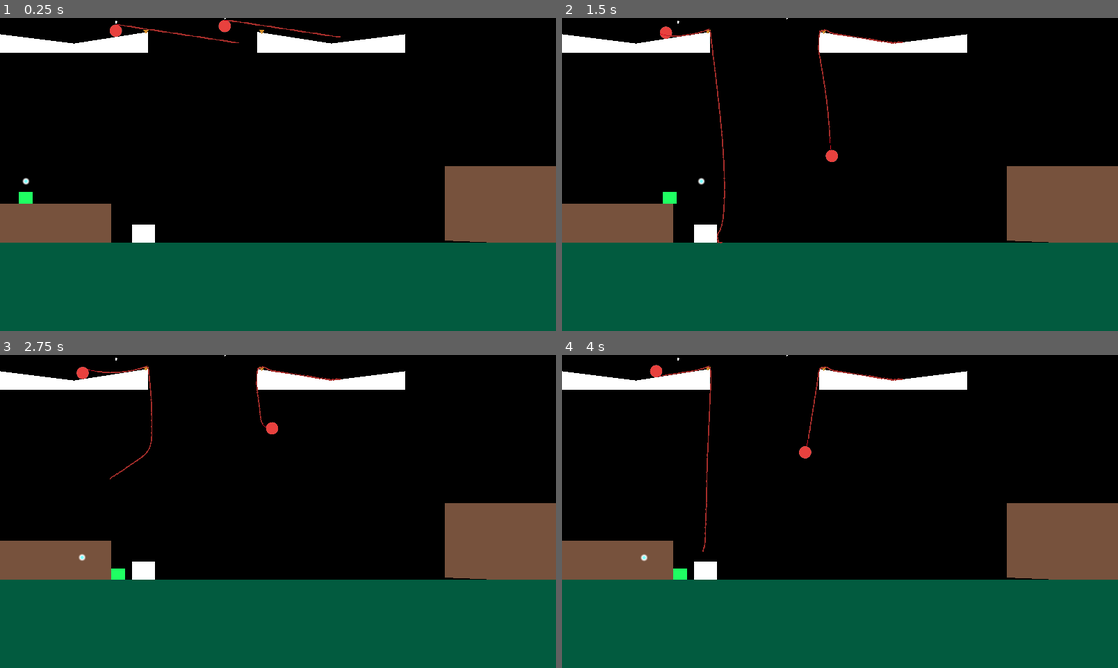
Above: before the commit, frames 1-4 (two rows, left to right).
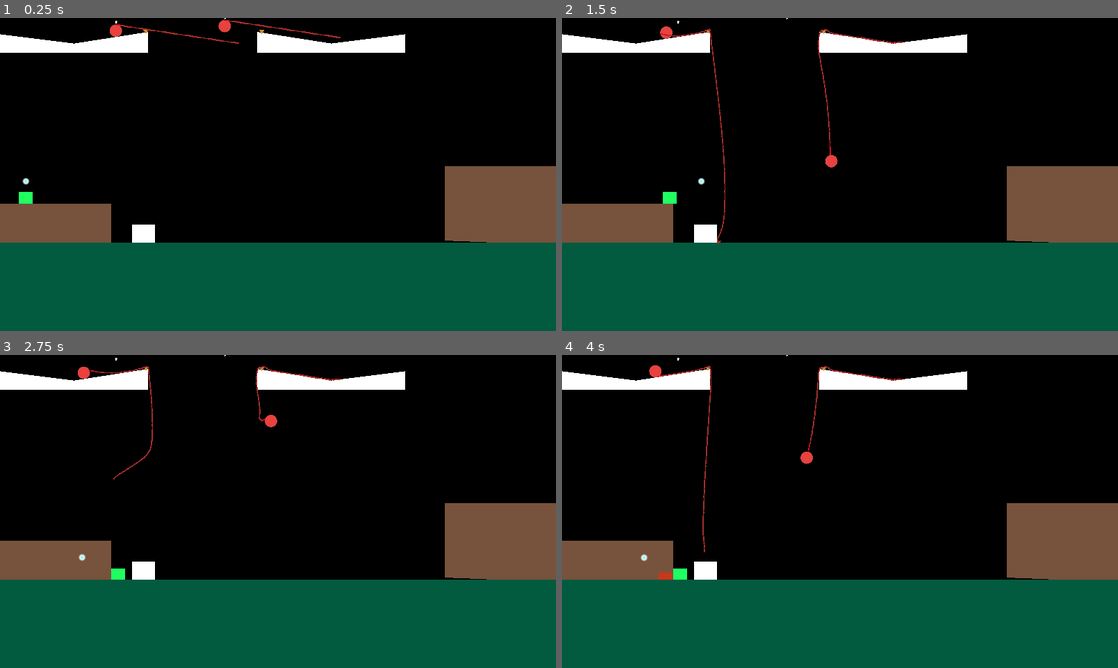
Above: after the commit, the same moments.

Repository: Musa-E/CS422---Group-Project
Game: Godot game, scene res://Levels/TestLevels/RopeSwingTest.tscn
Two runs of this game, one before a commit and one after it. Both use one fixed random seed, a clock stepped at 60 frames per second and the inputs below. This scene is started directly instead of the project's main scene.
Inputs (mouse positions are in pixels of both pictures, inside the frame that each line leads up to):
- Up to frame 1 (0.25 s): no input
- Up to frame 2 (1.5 s): tap Enter (ui_accept) at 0.5, 0.77 s; move the mouse to (812, 237) at 0.52 s; hold Right (ui_right) from 0.53 s (still down); click (812, 237) at 0.6 s; move the mouse to (1006, 221) at 1.27 s; right-click (1006, 221) at 1.35 s
- Up to frame 3 (2.75 s): tap Enter (ui_accept) at 1.52 s; click (444, 558) at 1.55 s; move the mouse to (111, 464) at 2.02 s; release Right (ui_right) at 2.03 s; hold Left (ui_left) from 2.03 s (still down); click (111, 464) at 2.1 s
- Up to frame 4 (4 s): keep holding Left (ui_left); move the mouse to (867, 511) at 2.77 s; click (867, 511) at 2.85 s; tap Enter (ui_accept) at 3.02, 3.77 s; move the mouse to (756, 433) at 3.52 s; hold Right mouse button (grab) from 3.53 s (still down); click (756, 433) at 3.8 s

The runs differ from the first frame. In frame 1, less than 0.1% of the frame differs, in the area x 20-62%, y 0-9%; in frame 2, 0.2%; in frame 3, 0.3%; in frame 4, 0.4%, in the area x 15-61%, y 3-72%.

Commit message:
Added swipe mechanic, increase rope thickness on yarn to hopefully reduce less clipping fuckery

Diff:
--- a/catandyarn/Player/Cat.gd
+++ b/catandyarn/Player/Cat.gd
@@ -10,6 +10,7 @@
 @export var IMPULSE_MULTIPLIER = 10.0
 @export var CAMERA_FOLLOW_OFFSET_X = 125.0
 @export var CAMERA_FOLLOW_OFFSET_Y = 75.0
+@export var SWIPE_FORCE = 500.0
 
 @export var swipe_component: Area2D
 @export var animations: AnimationPlayer
@@ -17,6 +18,9 @@
 @export var character_body: CharacterBody2D
 @export var camera_follow_point: Node2D
 @export var cam_follow_stack: Array = []
+@export var can_swipe: bool = true
+
+@onready var swipe_starting_pos = swipe_component.position
 
 enum State {
 	IDLE,
@@ -37,8 +41,8 @@
 	var jump := 1 if Input.is_action_just_pressed("ui_accept") else 0
 
 	# update the direction of the swipe
-	if direction < 0: swipe_component.scale.x = -1
-	if direction > 0: swipe_component.scale.x = 1
+	if direction < 0: swipe_component.position.x = swipe_starting_pos.x * -1
+	if direction > 0: swipe_component.position.x = swipe_starting_pos.x * 1
 
 	if Input.is_action_just_pressed("ui_cancel"):
 		get_tree().change_scene_to_file("res://tutorial.tscn")
@@ -113,7 +117,7 @@
 # todo:: Add swipe ability
 func swipe(delta: float, input: Vector2) -> void:
 	# play animation that activates a hitbox
-	pass
+	animations.play("swipe")
 
 func _process(delta: float) -> void:
 	var input := handle_input(delta)
@@ -127,7 +131,7 @@
 		attached_movement(delta, input)
 	else:
 		normal_movement(delta, input)
-		if Input.is_action_just_pressed("swipe"):
+		if Input.is_action_just_pressed("swipe") and can_swipe:
 			swipe(delta, input)
 
 
@@ -173,3 +177,9 @@
 	var tween = create_tween()
 	tween.tween_property(camera, "zoom", Vector2(zoom, zoom), 0.5)
 	tween.play()
+
+func _on_swipe_body_entered(body: Node2D) -> void:
+	if body is RigidBody2D:
+		var yarn: RigidBody2D = body
+		var force = (yarn.global_position - swipe_component.global_position) * SWIPE_FORCE
+		yarn.apply_central_impulse(force)
--- a/catandyarn/Player/Cat.tscn
+++ b/catandyarn/Player/Cat.tscn
@@ -10,7 +10,7 @@
 size = Vector2(80, 72)
 
 [sub_resource type="RectangleShape2D" id="RectangleShape2D_qy6en"]
-size = Vector2(24, 24)
+size = Vector2(48, 24)
 
 [sub_resource type="RectangleShape2D" id="RectangleShape2D_yvf38"]
 size = Vector2(128, 120)
@@ -24,9 +24,96 @@
 fill = 1
 fill_from = Vector2(0.508547, 0.487179)
 
-[node name="Player" type="Node2D" node_paths=PackedStringArray("swipe_component", "camera", "character_body", "camera_follow_point")]
+[sub_resource type="Animation" id="Animation_gi148"]
+resource_name = "swipe"
+length = 0.5
+tracks/0/type = "value"
+tracks/0/imported = false
+tracks/0/enabled = true
+tracks/0/path = NodePath("Cat/Swipe:visible")
+tracks/0/interp = 1
+tracks/0/loop_wrap = true
+tracks/0/keys = {
+"times": PackedFloat32Array(0, 0.5),
+"transitions": PackedFloat32Array(1, 1),
+"update": 1,
+"values": [true, false]
+}
+tracks/1/type = "value"
+tracks/1/imported = false
+tracks/1/enabled = true
+tracks/1/path = NodePath(".:can_swipe")
+tracks/1/interp = 1
+tracks/1/loop_wrap = true
+tracks/1/keys = {
+"times": PackedFloat32Array(0, 0.5),
+"transitions": PackedFloat32Array(1, 1),
+"update": 1,
+"values": [false, true]
+}
+tracks/2/type = "value"
+tracks/2/imported = false
+tracks/2/enabled = true
+tracks/2/path = NodePath("Cat/Swipe/CollisionShape2D:disabled")
+tracks/2/interp = 1
+tracks/2/loop_wrap = true
+tracks/2/keys = {
+"times": PackedFloat32Array(0, 0.5),
+"transitions": PackedFloat32Array(1, 1),
+"update": 1,
+"values": [false, true]
+}
+
+[sub_resource type="Animation" id="Animation_dh2rw"]
+length = 0.001
+tracks/0/type = "value"
+tracks/0/imported = false
+tracks/0/enabled = true
+tracks/0/path = NodePath("Cat/Swipe:visible")
+tracks/0/interp = 1
+tracks/0/loop_wrap = true
+tracks/0/keys = {
+"times": PackedFloat32Array(0),
+"transitions": PackedFloat32Array(1),
+"update": 1,
+"values": [false]
+}
+tracks/1/type = "value"
+tracks/1/imported = false
+tracks/1/enabled = true
+tracks/1/path = NodePath(".:can_swipe")
+tracks/1/interp = 1
+tracks/1/loop_wrap = true
+tracks/1/keys = {
+"times": PackedFloat32Array(0),
+"transitions": PackedFloat32Array(1),
+"update": 1,
+"values": [true]
+}
+tracks/2/type = "value"
+tracks/2/imported = false
+tracks/2/enabled = true
+tracks/2/path = NodePath("Cat/Swipe/CollisionShape2D:disabled")
+tracks/2/interp = 1
+tracks/2/loop_wrap = true
+tracks/2/keys = {
+"times": PackedFloat32Array(0),
+"transitions": PackedFloat32Array(1),
+"update": 1,
+"values": [true]
+}
+
+[sub_resource type="AnimationLibrary" id="AnimationLibrary_7ph8h"]
+_data = {
+"RESET": SubResource("Animation_dh2rw"),
+"swipe": SubResource("Animation_gi148")
+}
+
+[node name="Player" type="Node2D" node_paths=PackedStringArray("swipe_component", "animations", "camera", "character_body", "camera_follow_point")]
 script = ExtResource("1_so0pf")
+SWIPE_FORCE = 250.0
 swipe_component = NodePath("Cat/Swipe")
+animations = NodePath("AnimationPlayer")
 camera = NodePath("Camera2D")
 character_body = NodePath("Cat")
 camera_follow_point = NodePath("Marker2D")
@@ -55,36 +142,49 @@
 
 [node name="Swipe" type="Area2D" parent="Cat"]
 visible = false
-collision_layer = 16
+position = Vector2(51, -13)
+collision_layer = 128
 collision_mask = 2
 script = ExtResource("2_g1xiq")
 
 [node name="CollisionShape2D" type="CollisionShape2D" parent="Cat/Swipe"]
-position = Vector2(44, -20)
 shape = SubResource("RectangleShape2D_qy6en")
+disabled = true
+metadata/_edit_lock_ = true
 
 [node name="Polygon2D" type="Polygon2D" parent="Cat/Swipe"]
 color = Color(0.792157, 0.211765, 0.101961, 1)
-polygon = PackedVector2Array(32, -32, 56, -32, 56, -8, 32, -8)
+polygon = PackedVector2Array(-24, -12, 24, -12, 24, 12, -24, 12)
+metadata/_edit_lock_ = true
 
 [node name="CheckCamFollow" type="Area2D" parent="Cat"]
 collision_layer = 16
 collision_mask = 64
+metadata/_edit_lock_ = true
 
 [node name="CollisionShape2D" type="CollisionShape2D" parent="Cat/CheckCamFollow"]
 position = Vector2(0, -20)
 shape = SubResource("RectangleShape2D_yvf38")
+metadata/_edit_lock_ = true
 
 [node name="Camera2D" type="Camera2D" parent="."]
 limit_smoothed = true
 position_smoothing_enabled = true
 rotation_smoothing_enabled = true
+metadata/_edit_lock_ = true
 
 [node name="Marker2D" type="Sprite2D" parent="."]
 position = Vector2(152, -192)
 texture = SubResource("GradientTexture2D_7ivux")
+metadata/_edit_lock_ = true
+
+[node name="AnimationPlayer" type="AnimationPlayer" parent="."]
+libraries = {
+"": SubResource("AnimationLibrary_7ph8h")
+}
 
 [connection signal="body_entered" from="Cat/CheckRopeTouch" to="." method="_on_check_rope_touch_body_entered"]
 [connection signal="body_exited" from="Cat/CheckRopeTouch" to="." method="_on_check_rope_touch_body_exited"]
+[connection signal="body_entered" from="Cat/Swipe" to="." method="_on_swipe_body_entered"]
 [connection signal="area_entered" from="Cat/CheckCamFollow" to="." method="_on_check_cam_follow_area_entered"]
 [connection signal="area_exited" from="Cat/CheckCamFollow" to="." method="_on_check_cam_follow_area_exited"]
--- a/catandyarn/Yarn/RopeSegment.tscn
+++ b/catandyarn/Yarn/RopeSegment.tscn
@@ -46,7 +46,8 @@
 size = Vector2(4, 4)
 
 [node name="SoftBody2D" type="Polygon2D"]
-position = Vector2(0, -1)
+position = Vector2(0, -2)
+scale = Vector2(1, 2)
 color = Color(0.647059, 0.176471, 0.168627, 1)
 texture = ExtResource("1_a4hv1")
 skeleton = NodePath("Skeleton2D")
--- a/catandyarn/project.godot
+++ b/catandyarn/project.godot
@@ -80,6 +80,7 @@
 2d_physics/layer_5="player"
 2d_physics/layer_6="player_rope_check"
 2d_physics/layer_7="camera_follow_area"
+2d_physics/layer_8="swipe"
 
 [physics]
 
Not shown: 1 places in catandyarn/Player/Cat.tscn that only renumber resources
